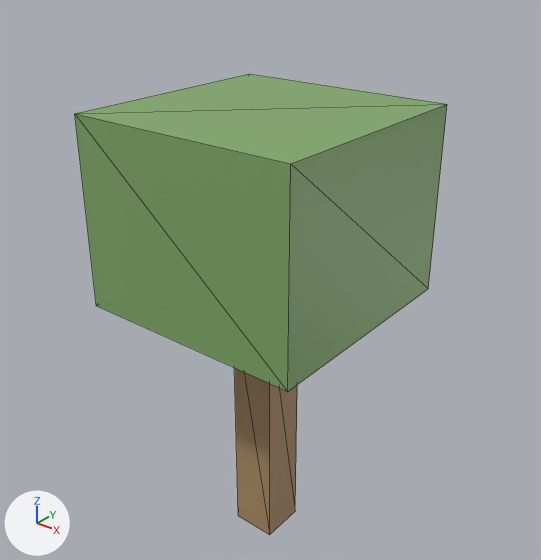
Renders of the glTF model data/islands/disksaver/glb/Prop_DS_Tree_04.glb from each side of a commit.
Both versions are drawn from a camera (50 mm lens) standing at (2.68, -3.3, 3.98) and looking at (-0.04, 0.09, 1.88). Arrows for +X, +Y and +Z are at lower left; the lights stay in place. The picture after the commit comes second. Mesh edges are drawn as thin lines. Vertices at exactly the same position are counted once.
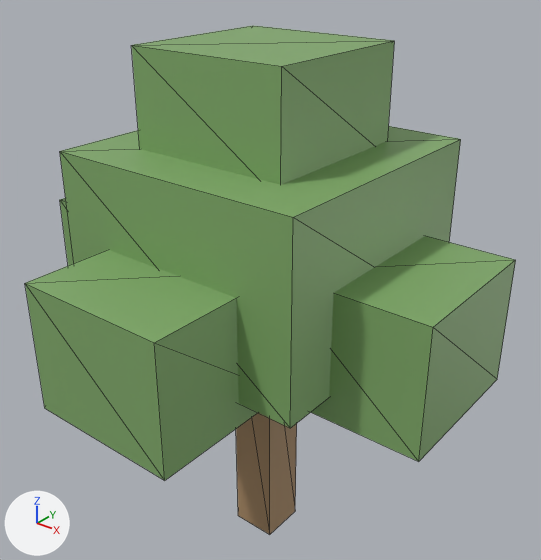
Diff of the bpy script that builds the scene:
```diff
--- a/data/islands/disksaver/glb/Prop_DS_Tree_04.glb.py
+++ b/data/islands/disksaver/glb/Prop_DS_Tree_04.glb.py
@@ me_cube_1437 @@
 # used by ob_cube_001; location = (0.0, 0.0, 0.0)
-me_cube_1437.from_pydata(...)  # 8 vertices, 12 faces; spans x -0.75..0.75, y -0.75..0.75, z 1.8..3.0
+me_cube_1437.from_pydata(...)  # 8 vertices, 12 faces; spans x -0.82..0.82, y -0.82..0.82, z 1.65..2.79
+# me_cube_1437 part 1: the whole mesh is scaled about its middle by (1.1, 1.1, 0.95), then moved by (0.0, 0.0, -0.18)
 me_cube_1437.materials.append(mat_ds_leaf0)
@@ me_cube_1462 @@
+me_cube_1462.from_pydata(...)  # a box spanning x -0.51..0.51, y -0.51..0.51, z 2.7..3.36
+me_cube_1462.materials.append(mat_ds_leaf0)  # green #81aa6a
@@ me_cube_1461 @@
+me_cube_1461.from_pydata(...)  # a box spanning x -0.48..0.48, y -1.38..-0.42, z 1.5..2.28
+me_cube_1461.materials.append(mat_ds_leaf0)  # green #81aa6a
@@ me_cube_1459 @@
+me_cube_1459.from_pydata(...)  # a box spanning x -1.38..-0.42, y -0.48..0.48, z 1.5..2.28
+me_cube_1459.materials.append(mat_ds_leaf0)  # green #81aa6a
@@ me_cube_1458 @@
+me_cube_1458.from_pydata(...)  # a box spanning x 0.42..1.38, y -0.48..0.48, z 1.5..2.28
+me_cube_1458.materials.append(mat_ds_leaf0)  # green #81aa6a
@@ ob_cube_006 @@
+ob_cube_006 = bpy.data.objects.new('Cube.006', me_cube_1462)
+ob_cube_006.location = (0.0, 0.0, 0.0)
@@ ob_cube_005 @@
+ob_cube_005 = bpy.data.objects.new('Cube.005', me_cube_1461)
+ob_cube_005.location = (0.0, 0.0, 0.0)
@@ ob_cube_003 @@
+ob_cube_003 = bpy.data.objects.new('Cube.003', me_cube_1459)
+ob_cube_003.location = (0.0, 0.0, 0.0)
@@ ob_cube_002 @@
+ob_cube_002 = bpy.data.objects.new('Cube.002', me_cube_1458)
+ob_cube_002.location = (0.0, 0.0, 0.0)
```

Where the change shows, as pixel boxes (x1, y1, x2, y2) in the pictures (541 x 560 px):
'Cube.001', moved, rescaled
    before: (75, 74, 447, 391)
    after: (60, 126, 461, 428)
'Cube.005', added (green)
    after: (25, 250, 258, 480)
'Cube.006', added (green)
    after: (132, 26, 394, 185)
'Cube.002', added (green)
    after: (311, 236, 516, 462)
'Cube.003', added
    after: (60, 198, 74, 266)
